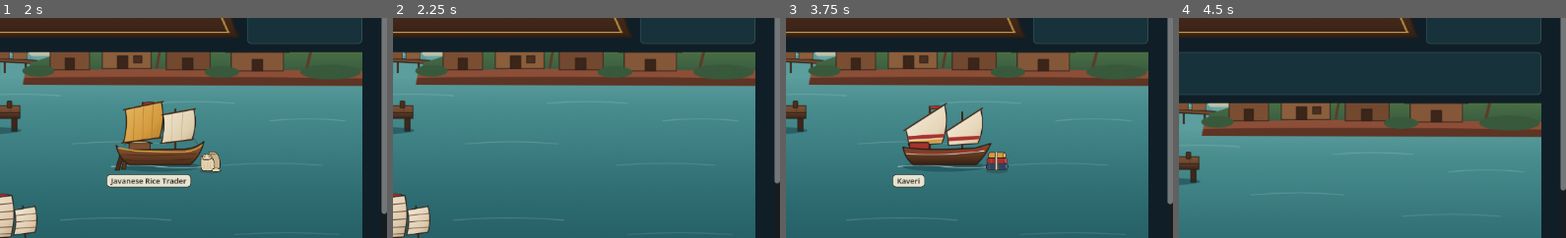
Above: before the commit, frames 1-4 (left to right).
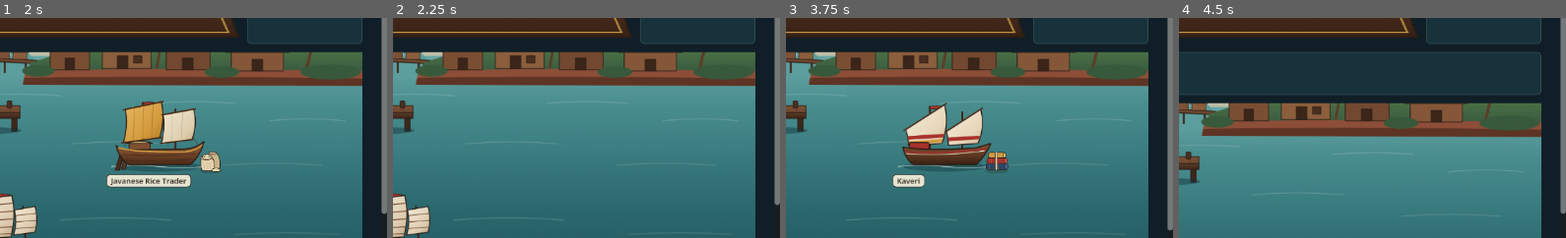
Above: after the commit, the same moments.

Repository: amylhk/port-master
Game: Godot game, scene res://scenes/harbour.tscn
Two runs of this game, one before a commit and one after it. Both use one fixed random seed, a clock stepped at 60 frames per second and the inputs below.
Inputs:
- Up to frame 1 (2 s): click "Continue" at 0.5 s; click "+15 min" at 1.25 s
- Up to frame 2 (2.25 s): click "+60 min" at 2 s
- Up to frame 3 (3.75 s): click "+15 min" at 2.75 s; click "+60 min" at 3.5 s
- Up to frame 4 (4.5 s): click "Berth & clear" at 4.25 s
The pictures show only the part of the screen within x 50-100%, y 12-62%; the shares and areas given below are measured in that part.

Frame 1 is identical in both runs. In frame 2, 0.2% of the frame differs, in the area x 98-100%, y 74-86%; in frame 3, 0.2%, in the area x 98-100%, y 83-97%; in frame 4, 0.2%.

Commit message:
Expire offers tied to ships after their departure
Co-Authored-By: Amy Lui <amyluihokwan@gmail.com>

Diff:
--- a/data/offers/idris_pasai_evening_pepper.json
+++ b/data/offers/idris_pasai_evening_pepper.json
@@ -1,6 +1,7 @@
 {
   "id": "idris_pasai_evening_pepper",
   "merchant_id": "idris_pasai",
+  "ship_id": "pasai_swift",
   "day": 5,
   "title": "Pepper before evening",
   "body": "Idris of Pasai has pepper aboard the Swift and means to be gone by evening. A Zhangzhou buyer wants whatever is left before his own ship sails at noon. Idris sets a handful of pepper between you. “If the court is buying, Shahbandar, pay while the other man is still here.”",
--- a/data/offers/jaka_wira_morning_rice.json
+++ b/data/offers/jaka_wira_morning_rice.json
@@ -1,6 +1,7 @@
 {
   "id": "jaka_wira_morning_rice",
   "merchant_id": "jaka_wira",
+  "ship_id": "rice",
   "day": 1,
   "title": "Twenty-four sacks before the tide",
   "body": "Jaka Wira has twenty-four sacks of Demak rice and a tide he cannot miss. The stallholders have asked him to set aside half. “If the treasury needs them all, Shahbandar, say so now. Those women will have to send their carriers home.”",
--- a/data/offers/khoja_ismail_resin.json
+++ b/data/offers/khoja_ismail_resin.json
@@ -1,6 +1,7 @@
 {
   "id": "khoja_ismail_resin",
   "merchant_id": "khoja_ismail",
+  "ship_id": "resin",
   "day": 1,
   "title": "Resin from the Salamat",
   "body": "Khoja Ismail comes ashore from the Salamat with a bowl of frankincense to show the buyers. His torn foresail …(187 unchanged characters)…
--- a/data/offers/lin_wen_copperware.json
+++ b/data/offers/lin_wen_copperware.json
@@ -1,6 +1,7 @@
 {
   "id": "lin_wen_copperware",
   "merchant_id": "lin_wen",
+  "ship_id": "zhangzhou_evening_tide",
   "day": 3,
   "title": "Copper off, pepper aboard",
   "body": "Lin Wen has copper basins to sell before he takes pepper and tin aboard. The court's kitchens would use every basin. The market buyers are in no hurry to show him their coin, and he won't miss noon over it. “Buy what you will, Shahbandar, but have someone here to carry it.”",
--- a/data/offers/min_ye_rice_or_teak.json
+++ b/data/offers/min_ye_rice_or_teak.json
@@ -1,6 +1,7 @@
 {
   "id": "min_ye_rice_or_teak",
   "merchant_id": "min_ye",
+  "ship_id": "pegu_river_hen",
   "day": 2,
   "title": "Rice or teak from the River Hen",
   "body": "Min Ye can sell the state rice from Pegu or teak for the shipwrights. The granary has room for the rice, but …(181 unchanged characters)…
--- a/data/offers/yusuf_vora_safa_cloth.json
+++ b/data/offers/yusuf_vora_safa_cloth.json
@@ -1,6 +1,7 @@
 {
   "id": "yusuf_vora_safa_cloth",
   "merchant_id": "yusuf_vora",
+  "ship_id": "cambay_safa",
   "day": 4,
   "title": "Room on the Safa",
   "body": "Yusuf Vora has stout Cambay cotton aboard the Safa. He sells a bale at a time so the small cloth sellers don …(217 unchanged characters)…
--- a/scripts/port_day.gd
+++ b/scripts/port_day.gd
@@ -66,6 +66,7 @@
 var story_outcome := {}
 var active_offer := {}
 var _finished_offers := {}
+var _offer_ship_departures := {}
 
 var _schedule: Array[Dictionary] = []
 var _opening_anchorage: Array[Dictionary] = []
@@ -171,6 +172,11 @@
     campaign_flags = _opening_campaign_flags.duplicate()
     active_offer.clear()
     _finished_offers.clear()
+    _offer_ship_departures.clear()
+    for ship in scenario["ships"]:
+        _offer_ship_departures[ship["id"]] = int(ship["departure"])
+    for ship in waiting:
+        _offer_ship_departures[ship["id"]] = int(ship["departure"])
     flags.clear()
     _queue_stories(briefings, briefing_flags, 0)
     for ship in waiting:
@@ -419,6 +425,8 @@
     required_flags.merge(campaign_flags)
     required_flags.merge(flags)
     for offer in offers:
+        if offer.has("ship_id") and minute_of_day >= int(_offer_ship_departures.get(offer["ship_id"], 0)):
+            continue
         if not _finished_offers.has(offer["id"]) and story_matches(offer, required_flags):
             available.append(offer)
     return available
@@ -725,6 +733,7 @@
 
 func _lose(ship: Dictionary, reason: String) -> void:
     lost += 1
+    _offer_ship_departures.erase(ship["id"])
     flags["ship_lost"] = true
     _log("%s: %s lost (%d duty%s foregone)." % [
         reason, ship["name"], int(ship["duty"]) + int(ship.get("extra_duty", 0)),
--- a/tests/offers.gd
+++ b/tests/offers.gd
@@ -14,7 +14,7 @@
             continue
         var merchant: Variant = JSON.parse_string(FileAccess.get_file_as_string(MERCHANT_DIR.path_join(file)))
         if merchant is Dictionary and _has_text(merchant.get("id")) and file == merchant["id"] + ".json":
-            merchant_ids[merchant["id"]] = true
+            merchant_ids[merchant["id"]] = merchant.get("ship_ids", [])
 
     var ids := {}
     var count := 0
@@ -40,6 +40,10 @@
         var merchant_id: Variant = offer.get("merchant_id")
         if _has_text(merchant_id) and not merchant_ids.has(merchant_id):
             _fail("%s: unknown merchant_id %s" % [path, merchant_id])
+        if offer.has("ship_id"):
+            var ship_id: Variant = offer["ship_id"]
+            if not _has_text(ship_id) or ship_id not in merchant_ids.get(merchant_id, []):
+                _fail("%s: ship_id must name one of the merchant's ships" % path)
         _check_schedule(path, offer)
         _check_choices(path, offer.get("choices", []))
     if count == 0:
--- a/tests/stage_b.gd
+++ b/tests/stage_b.gd
@@ -22,6 +22,7 @@
         return
     _schedule(day)
     _offers_and_deputies()
+    _offer_departures()
     _departures()
     await _evidence_plates()
     if failures == 0:
@@ -112,6 +113,61 @@
             "all conditions must hold; malformed or failing condition is skipped: " + condition)
 
 
+func _offer_departures() -> void:
+    var day := PortDay.new()
+    if not day.load_data():
+        _expect(false, "load ship-linked and ashore offers")
+        return
+    day.reset()
+    _finish_stories(day)
+    _expect(_offer_ids(day).has("khoja_ismail_resin"), "Salamat's offer is available before its expected arrival")
+    day.advance(30)
+    _expect(not _offer_ids(day).has("khoja_ismail_resin"),
+        "an offer expires if the ship is turned away from a full anchorage")
+    day.advance(45)
+    _expect(not _offer_ids(day).has("jaka_wira_morning_rice"), "Jaka's offer expires on the rice trader's tide")
+
+    day.day_number = 2
+    day.reset()
+    _finish_stories(day)
+    _expect(_offer_ids(day).has("min_ye_rice_or_teak"), "Min Ye offers the cargo from River Hen")
+    day.advance(300)
+    _expect(not _offer_ids(day).has("min_ye_rice_or_teak"), "Min Ye's offer expires on River Hen's tide")
+
+    day.day_number = 3
+    day.reset()
+    _finish_stories(day)
+    day.advance(30)
+    day.berth("zhangzhou_evening_tide", false)
+    day.advance(60)
+    _expect(_offer_ids(day).has("lin_wen_copperware"), "a completed shipment can still offer goods before its sailing tide")
+    day.advance(210)
+    _expect(not _offer_ids(day).has("lin_wen_copperware") and _offer_ids(day).has("jalal_sonargaon_muslin"),
+        "linked offers end on the ship's tide, but ashore muslin remains on sale")
+
+    day.day_number = 4
+    day.reset()
+    _finish_stories(day)
+    _expect(_offer_ids(day).has("yusuf_vora_safa_cloth"), "Yusuf offers cloth aboard Safa")
+    day.advance(420)
+    _expect(not _offer_ids(day).has("yusuf_vora_safa_cloth") and _offer_ids(day).has("mariam_of_cambay_glass"),
+        "Safa's cloth leaves with the ship, but Nur's unloaded glass remains on sale")
+
+    day.day_number = 5
+    day.reset()
+    _finish_stories(day)
+    day.advance(449)
+    _expect(_offer_ids(day).has("idris_pasai_evening_pepper"), "Idris offers pepper until the Swift's tide")
+    day.advance(1)
+    _expect(not _offer_ids(day).has("idris_pasai_evening_pepper"), "Idris's pepper leaves when the Swift sails untraded")
+    day.open_offer("idris_pasai_evening_pepper")
+    _expect(day.current_story().is_empty(), "a departed ship's offer cannot be opened by ID")
+
+
+func _offer_ids(day: PortDay) -> Array:
+    return day.available_offers().map(func(offer: Dictionary) -> String: return offer["id"])
+
+
 func _departures() -> void:
     var day := PortDay.new()
     if not day.load_data():
Not shown, changed: docs/data-formats.md
